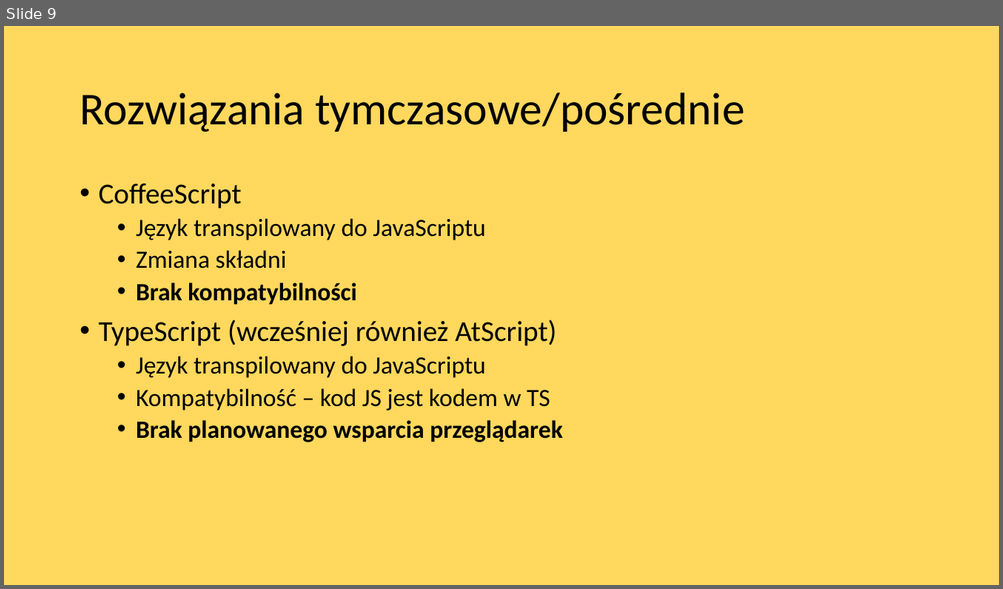
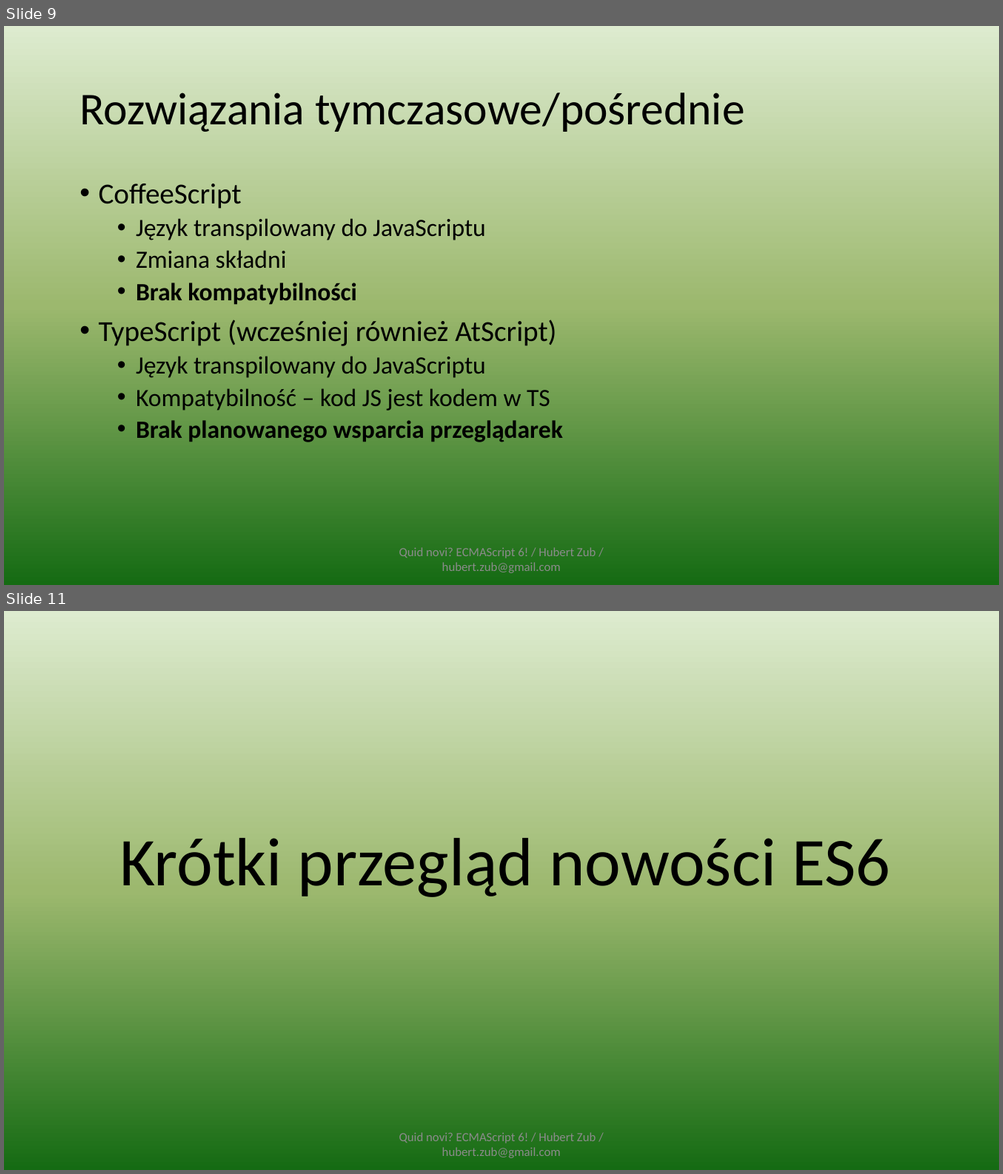
Before and after one commit to hubertzubtt/es6meetjs, a slide deck: prez.pptx. Shown one above the other, each under a label of ours: slide 9 before the commit, slides 9 and 11 after it; the slides between them are not shown. The pictures are 1003x589 and 1003x1174 pixels, drawn with LibreOffice and Linux fonts; fonts in the diff are those of the drawing. Boxes give left, top, right and bottom in pixels: in the first picture for what was removed or moved away, otherwise in the second. Text is boxed around its words. In the diff, an @@ line names an element or a change of style, - is before the commit and + after.

```diff
--- a/prez.pptx
+++ b/prez.pptx
@@ slide 11 added at bbox=[4, 611, 999, 1170], background gradient #DDEBCF to #9CB86E to #156B13 @@
@@ text added at bbox=[119, 838, 890, 897], 66 pt, text #000000 @@
+Krótki przegląd nowości ES6
@@ text added at bbox=[399, 1133, 595, 1159], 12 pt, text #8C8C8C @@
+Quid novi? ECMAScript 6! / Hubert Zub / hubert.zub@gmail.com
@@ slide 9 changed as well @@
@@ background #FFD85D to gradient #DDEBCF to #9CB86E to #156B13 @@
@@ text added at bbox=[399, 548, 595, 574], 12 pt, text #8C8C8C @@
+Quid novi? ECMAScript 6! / Hubert Zub / hubert.zub@gmail.com
```
Also in this commit, not shown: 30 other slides changed, 8 other slides added, 4 slides removed, 4 other files.
